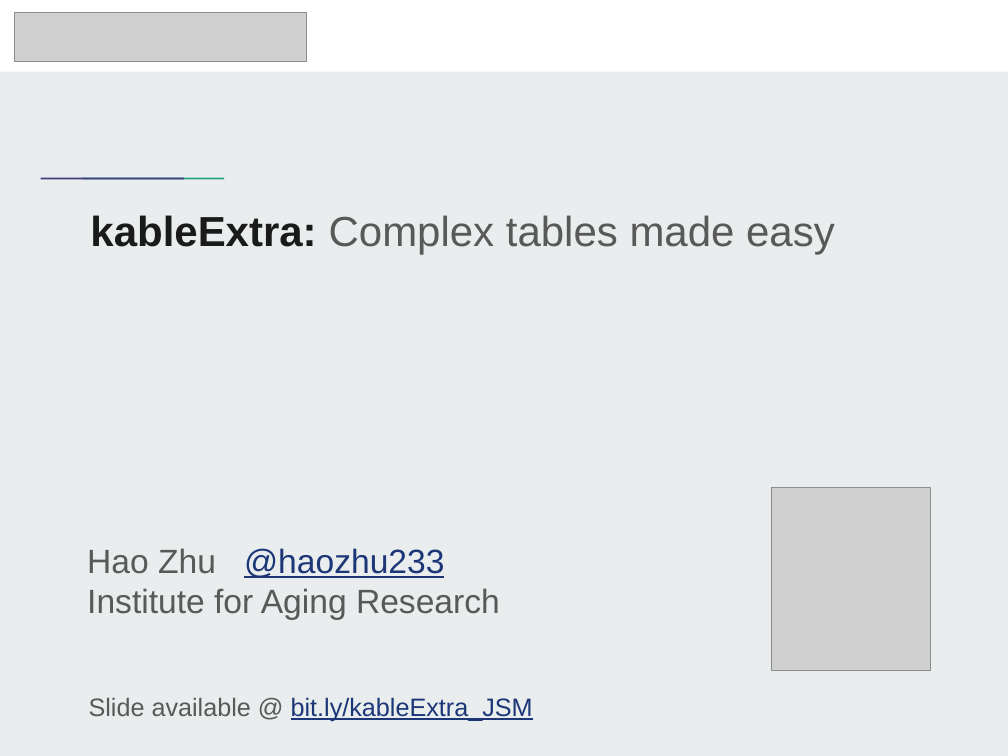
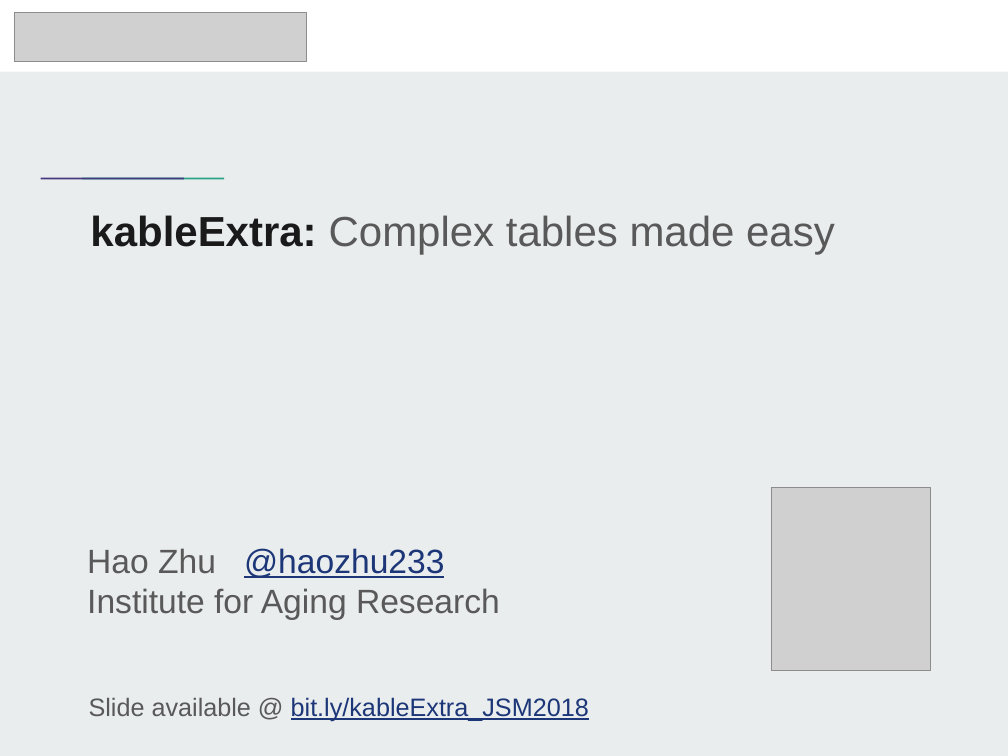
Before and after one commit to haozhu233/haozhu233.github, a slide deck: slide 1 of kableExtra_JSM2018.pptx. Drawn at 1008x756 pixels with LibreOffice and Linux fonts; fonts in the diff are those of the drawing; grey boxes stand for pictures. Boxes give left, top, right and bottom in pixels: in the first picture for what was removed or moved away, otherwise in the second. Text is boxed around its words. In the diff, an @@ line names an element or a change of style, - is before the commit and + after.

```diff
--- a/kableExtra_JSM2018.pptx
+++ b/kableExtra_JSM2018.pptx
@@ text at <box>89,697,589,721</box>: text changed @@
-Slide available @ bit.ly/kableExtra_JSM
+Slide available @ bit.ly/kableExtra_JSM2018
```
Also in this commit, not shown: 1 other slide changed.
